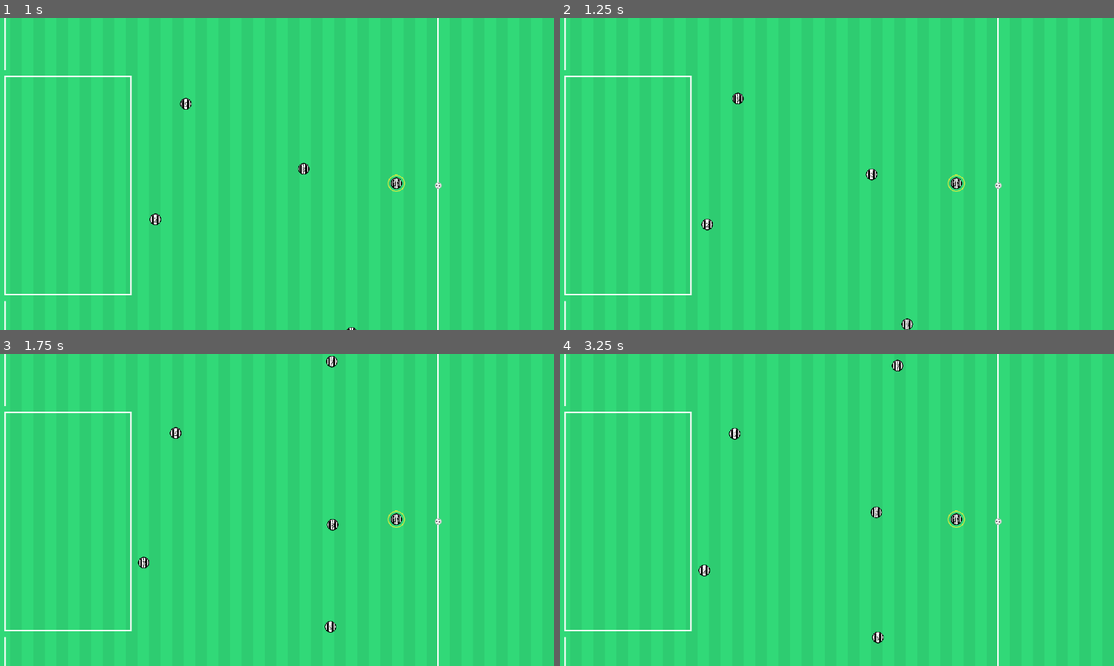
Above: before the commit, frames 1-4 (two rows, left to right).
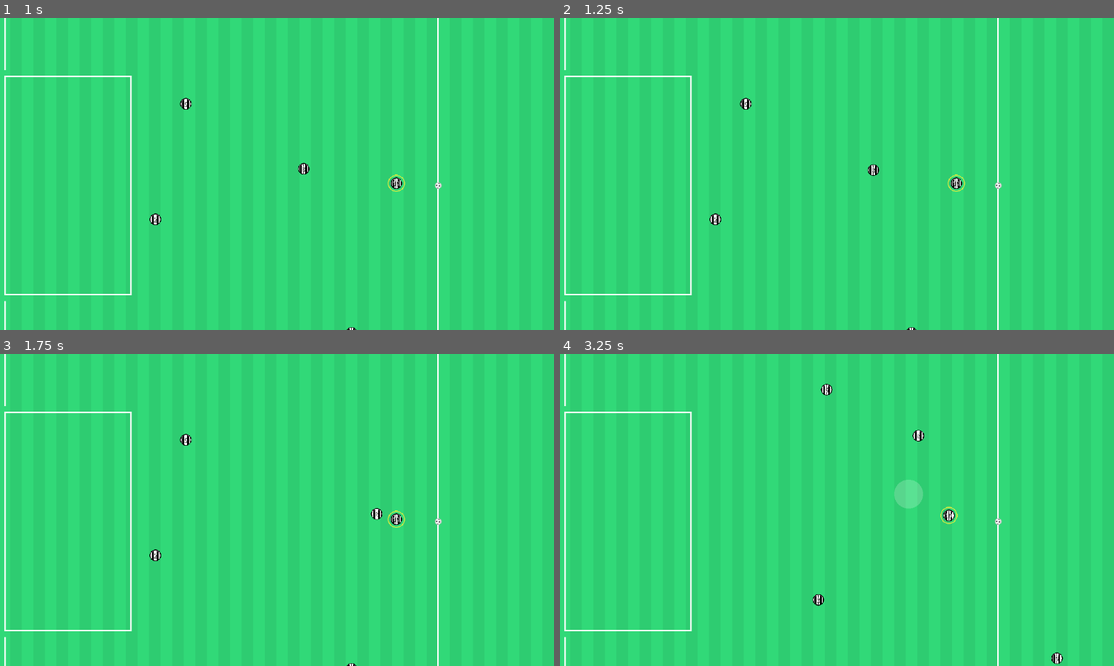
Above: after the commit, the same moments.

Repository: vikkio88/appalla
Game: Godot game, scene res://scenes/Match.tscn
Same seed, same stepped clock (60 frames per second), same inputs: the game is played once before the commit and once after it.
Inputs (mouse positions are in pixels of both pictures, inside the frame that each line leads up to):
- Up to frame 1 (1 s): tap Enter at 0.5 s; move the mouse to (155, 220) at 0.52 s; tap S (S) at 0.6 s; click (155, 220) at 0.67 s
- Up to frame 2 (1.25 s): no input
- Up to frame 3 (1.75 s): move the mouse to (177, 435) at 1.27 s; click (177, 435) at 1.35 s; tap S (S) at 1.55 s
- Up to frame 4 (3.25 s): move the mouse to (892, 360) at 2.02 s; tap S (S) at 2.1, 2.85 s; click (892, 360) at 2.17 s; move the mouse to (909, 494) at 2.77 s; click (909, 494) at 2.92 s

Frame 1 is identical in both runs. In frame 2, 0.4% of the frame differs, in the area x 25-65%, y 23-100%; in frame 3, 0.5%; in frame 4, 1.1%, in the area x 24-91%, y 1-100%.

Commit message:
team ticking

Diff:
--- a/models/Team.tscn
+++ b/models/Team.tscn
@@ -8,7 +8,6 @@
 
 [node name="Team" type="Node"]
 script = ExtResource("1_33cy0")
-side = null
 
 [node name="Players" type="Node" parent="."]
 
--- a/models/actors/players/player.gd
+++ b/models/actors/players/player.gd
@@ -125,20 +125,20 @@
 		target = MatchState.ball_position
 		return
 
-	var variation := Rng.vec2(position_variation)
-	if decision == Ai.Decision.Attack:
-		target = attack_position + variation
-	else:
-		decision = Ai.Decision.Defense
-		target = defense_position + variation
-
 
 func attack():
 	var variation := Rng.vec2(position_variation)
-	if (same_team(MatchState.ball_owner) and MatchState.ball_position.x > Vars.CENTER.x) or MatchState.ball_position.x > Vars.CENTER.x:
-		decision = Ai.Decision.Attack
-		target = attack_position + variation
+	decision = Ai.Decision.Attack
+	target = attack_position + variation
 
+func defend():
+	var variation := Rng.vec2(position_variation)
+	decision = Ai.Decision.Attack
+	target = attack_position + variation
+
+func chase(ball_pos: Vector2):
+	decision = Ai.Decision.ChaseBall
+	target = ball_pos
 
 func same_team(other: Player) -> bool:
 	return other and self.team == other.team
--- a/models/team.gd
+++ b/models/team.gd
@@ -5,11 +5,11 @@
 
 @onready var movement_players = $Players
 
+var chaser: Player
 var is_user_team = false
 
 func get_players()-> Array[Node]:
 	return movement_players.get_children()
-
 
 func closest_player(selected_player: Player, ball_position: Vector2) -> Player:
 	var closest: Player = null
@@ -17,7 +17,9 @@
 	var players = get_players();
 
 	for pl: Player in players:
-		if pl.is_same(selected_player):
+		if pl.is_selected:
+			continue
+		if selected_player and pl.is_same(selected_player):
 			continue
 		var dist := pl.global_position.distance_squared_to(ball_position)
 		if dist < closest_dist:
@@ -28,3 +30,24 @@
 
 func _ready() -> void:
 	is_user_team = MatchState.user_side == side
+
+
+
+func _on_tick_timeout() -> void:
+	if not MatchState.ball_owner and not chaser:
+		var pl = closest_player(null, MatchState.ball_position)
+		pl.chase(MatchState.ball_position)
+		chaser = pl
+		return
+	#var decision = MatchState.ball_position.x > Vars.CENTER.x  attack or defend then reset chaser
+	chaser = null
+	if MatchState.ball_position.x > Vars.CENTER.x:
+		for pl in get_players() as Array[Player]:
+			if pl.is_selected:
+				continue
+			pl.attack()
+	else:
+		for pl in get_players() as Array[Player]:
+			if pl.is_selected:
+				continue
+			pl.defend()
--- a/scenes/Match.tscn
+++ b/scenes/Match.tscn
@@ -15,7 +15,6 @@
 [node name="Pitch" parent="." instance=ExtResource("1_1w71u")]
 
 [node name="Home" parent="." instance=ExtResource("3_y3yhn")]
-side = 0
 
 [node name="Away" type="Node" parent="."]
 
